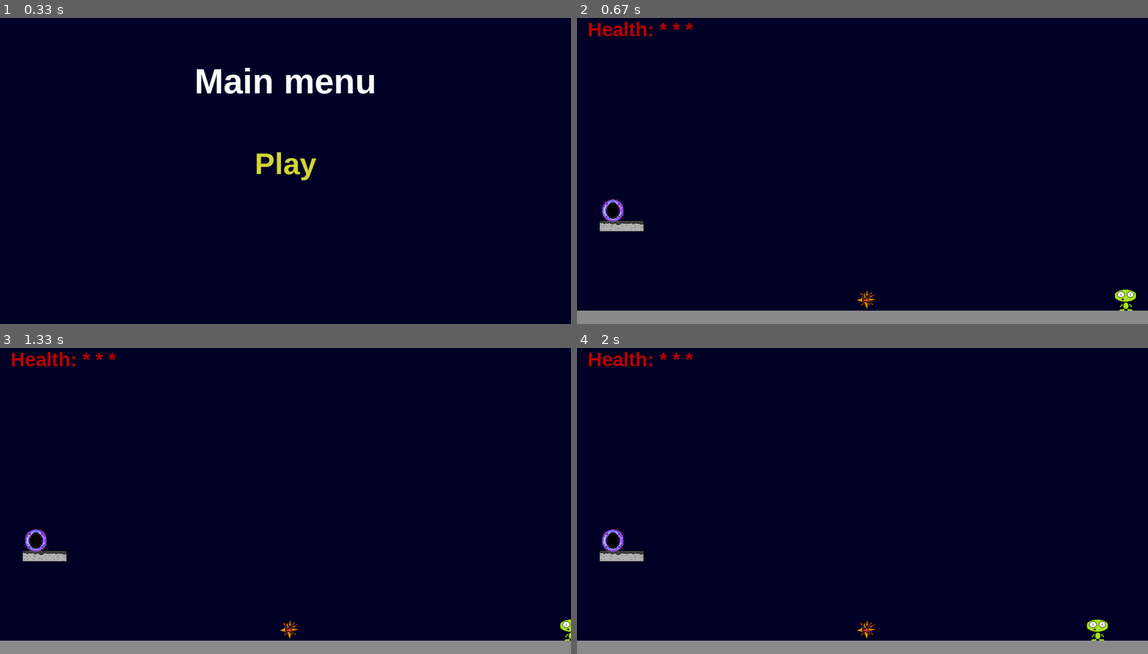
Above: before the commit, frames 1-4 (two rows, left to right).
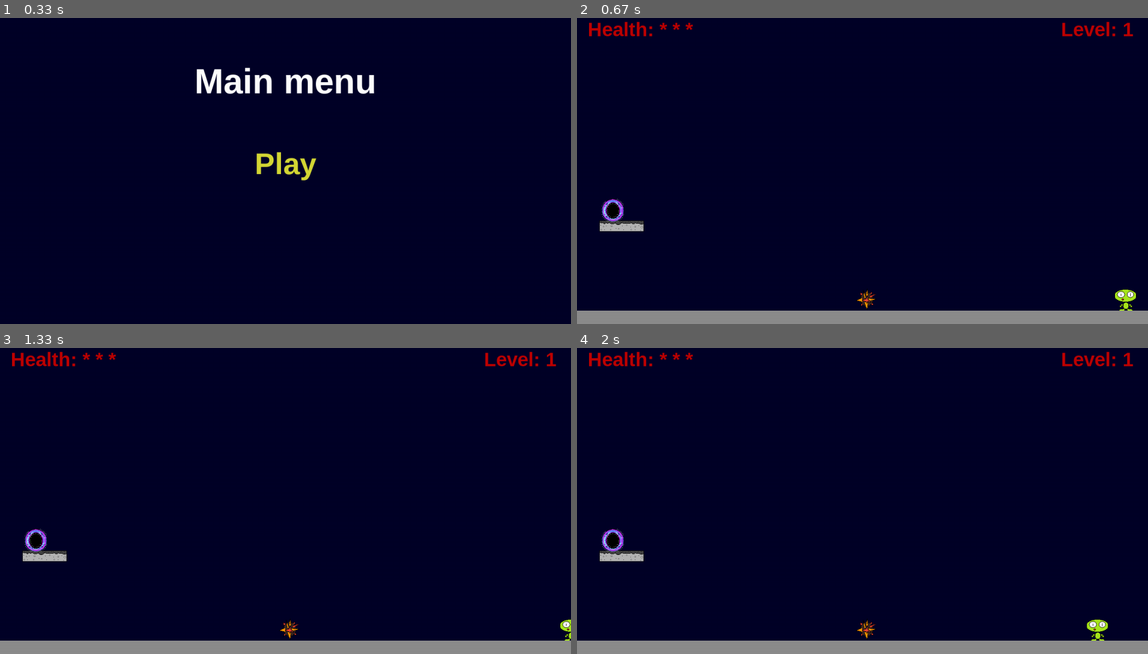
Above: after the commit, the same moments.

Repository: lapatinn/ot-harjoitustyo
Game: pygame game, started from src/main.py
Two runs of this game, one before a commit and one after it. Both use one fixed random seed, a clock stepped at 60 frames per second and the inputs below.
Inputs (mouse positions are in pixels of both pictures, inside the frame that each line leads up to):
- Up to frame 1 (0.33 s): no input
- Up to frame 2 (0.67 s): click "Play" at 0.38 s
- Up to frame 3 (1.33 s): hold D 0.67-1.13 s; move the mouse to (262, 507) at 0.7 s
- Up to frame 4 (2 s): hold A from 1.67 s (still down)

Frame 1 is identical in both runs. In frame 2, 0.2% of the frame differs, in the area x 85-98%, y 1-7%; in frame 3, 0.2%; in frame 4, 0.2%.

Commit message:
Add method for level id display

Diff:
--- a/src/main.py
+++ b/src/main.py
@@ -20,6 +20,16 @@
 def draw_health(text):
     img = HEALTH_FONT.render(text, True, HEALTH_COLOR)
     x = 0.1 * img.get_width()
+    y = 0.7 * img.get_height()
+
+    window.blit(img, (x, y))
+    return img.get_rect(topleft=(x, y))
+
+
+def draw_level_id(text):
+    text = f"Level: {text}"
+    img = HEALTH_FONT.render(text, True, HEALTH_COLOR)
+    x = SCREEN_WIDTH - img.get_width() * 1.2
     y = 0.7 * img.get_height()
 
     window.blit(img, (x, y))
@@ -101,6 +111,7 @@
         window.blit(entity.surface, entity.rect)
 
     draw_health(level.player.get_health_str())
+    draw_level_id(str(level.level_id))
 
 
 def main():
